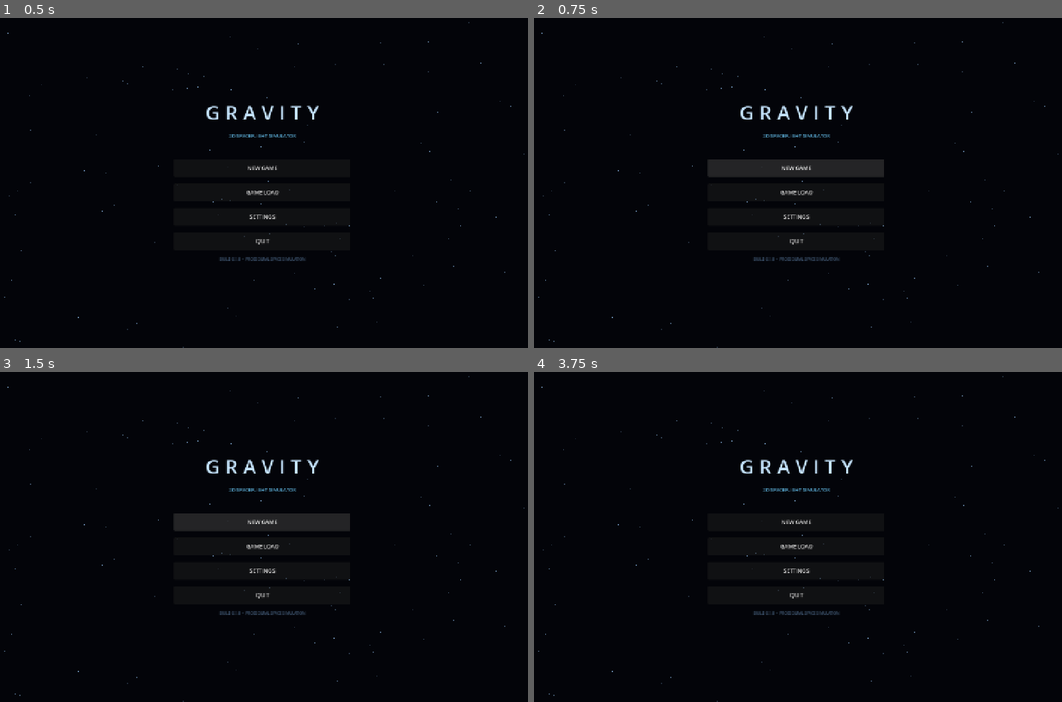
Above: before the commit, frames 1-4 (two rows, left to right).
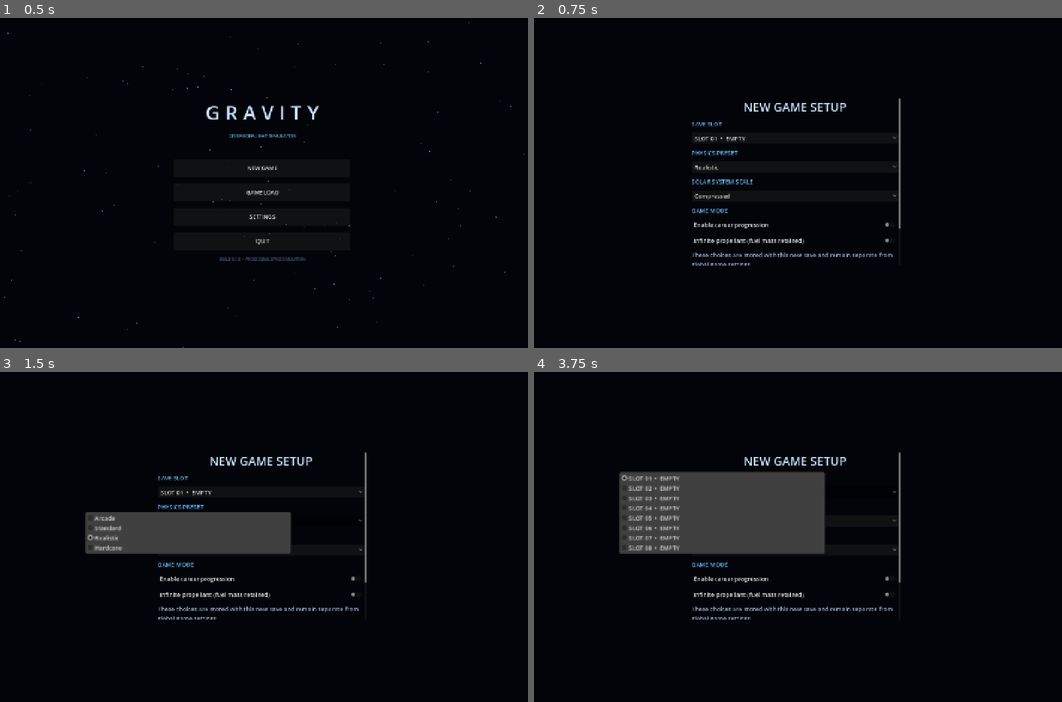
Above: after the commit, the same moments.

Repository: Blagos1195/Gravity-simulator
Game: Godot game, scene res://scenes/main.tscn
Two runs of this game, one before a commit and one after it. Both use one fixed random seed, a clock stepped at 60 frames per second and the inputs below.
Inputs (mouse positions are in pixels of both pictures, inside the frame that each line leads up to):
- Up to frame 1 (0.5 s): no input
- Up to frame 2 (0.75 s): click "NEW GAME" at 0.5 s
- Up to frame 3 (1.5 s): click (264, 520) at 1.25 s, where only the run before the commit has a clickable "NEW GAME"
- Up to frame 4 (3.75 s): click (792, 636) at 2 s, where only the run after the commit has a clickable "CONTINUE TO ROCKET BUILDER"; click (792, 636) at 2.75 s, where only the run after the commit has a clickable "CONTINUE TO ROCKET BUILDER"; click (792, 490) at 3.5 s, where only the run after the commit has a clickable "SLOT 01 • EMPTY"

Frame 1 is identical in both runs. In frame 2, 3.1% of the frame differs, in the area x 0-100%, y 1-100%; in frame 3, 7.5%; in frame 4, 11%.
Error before the commit: Parse Error: Identifier "errors" not declared in the current scope. (res://scripts/rocket_design.gd:327)

Commit message:
Run structural validation in design checks

Diff:
--- a/Gravity/scripts/rocket_design.gd
+++ b/Gravity/scripts/rocket_design.gd
@@ -304,63 +304,6 @@
 	var mass := total_initial_mass(design)
 	for i in range(stages.size()):
 		var stage: Dictionary = stages[i]
-		var components: Array = stage.get("components", [])
-		if not components.is_empty():
-			var uid_indices: Dictionary = {}
-			for component_index in range(components.size()):
-				var component: Dictionary = components[component_index]
-				var uid := str(component.get("part_uid", ""))
-				if uid.is_empty():
-					uid = "legacy_part_%d" % component_index
-					component["part_uid"] = uid
-					components[component_index] = component
-				uid_indices[uid] = component_index
-			var links: Array[Array] = []
-			var previous_stack := -1
-			for component_index in range(components.size()):
-				var component: Dictionary = components[component_index]
-				var parent_uid := str(component.get("structural_parent_uid", ""))
-				var parent_index := -1
-				if not parent_uid.is_empty():
-					parent_index = int(uid_indices.get(parent_uid, -1))
-					if parent_index < 0 or parent_index == component_index:
-						errors.append("Stage %d contains a part connected to a missing or invalid attachment." % (i + 1))
-				elif str(component.get("attachment", "stack")) == "stack":
-					parent_index = previous_stack
-				elif str(component.get("attachment", "stack")) in ["side", "radial"]:
-					parent_index = int(component.get("mount_index", -1))
-				if str(component.get("attachment", "stack")) == "stack":
-					previous_stack = component_index
-				if parent_index >= 0 and parent_index < components.size():
-					links.append([component_index, parent_index])
-			var visited: Dictionary = {}
-			var root_index := -1
-			for component_index in range(components.size()):
-				if str(components[component_index].get("attachment", "stack")) == "stack":
-					root_index = component_index
-					break
-			if root_index < 0:
-				for component_index in range(components.size()):
-					if bool(components[component_index].get("structural_root", false)):
-						root_index = component_index
-						break
-			var has_structural_root := root_index >= 0
-			if not has_structural_root:
-				errors.append("Stage %d has no structural root. Attach the assembly to a stack-mounted part." % (i + 1))
-			var pending: Array[int] = [root_index] if has_structural_root else []
-			while not pending.is_empty():
-				var current := pending.pop_back()
-				if visited.has(current):
-					continue
-				visited[current] = true
-				for link in links:
-					if int(link[0]) == current and not visited.has(int(link[1])):
-						pending.append(int(link[1]))
-					elif int(link[1]) == current and not visited.has(int(link[0])):
-						pending.append(int(link[0]))
-			for component_index in range(components.size()):
-				if not visited.has(component_index):
-					errors.append("Stage %d has a disconnected part: %s. Attach it to another part before launch." % [i + 1, str(components[component_index].get("label", components[component_index].get("id", "Part")))])
 		var fuel := stage_total_fuel_capacity(stage)
 		var flow := stage_total_flow(stage)
 		var thrust := stage_total_thrust(stage, true)
@@ -423,6 +366,64 @@
 		errors.append("Total vehicle mass must be positive.")
 	for i in range(stages.size()):
 		var stage: Dictionary = stages[i]
+		var components: Array = stage.get("components", [])
+		if not components.is_empty():
+			var uid_indices: Dictionary = {}
+			for component_index in range(components.size()):
+				var component: Dictionary = components[component_index]
+				var uid := str(component.get("part_uid", ""))
+				if uid.is_empty():
+					uid = "legacy_part_%d" % component_index
+					component["part_uid"] = uid
+					components[component_index] = component
+				uid_indices[uid] = component_index
+			var links: Array[Array] = []
+			var previous_stack := -1
+			for component_index in range(components.size()):
+				var component: Dictionary = components[component_index]
+				var parent_uid := str(component.get("structural_parent_uid", ""))
+				var parent_index := -1
+				if not parent_uid.is_empty():
+					parent_index = int(uid_indices.get(parent_uid, -1))
+					if parent_index < 0 or parent_index == component_index:
+						errors.append("Stage %d contains a part connected to a missing or invalid attachment." % (i + 1))
+				elif str(component.get("attachment", "stack")) == "stack":
+					parent_index = previous_stack
+				elif str(component.get("attachment", "stack")) in ["side", "radial"]:
+					parent_index = int(component.get("mount_index", -1))
+				if str(component.get("attachment", "stack")) == "stack":
+					previous_stack = component_index
+				if parent_index >= 0 and parent_index < components.size():
+					links.append([component_index, parent_index])
+			var visited: Dictionary = {}
+			var root_index := -1
+			for component_index in range(components.size()):
+				if str(components[component_index].get("attachment", "stack")) == "stack":
+					root_index = component_index
+					break
+			if root_index < 0:
+				for component_index in range(components.size()):
+					if bool(components[component_index].get("structural_root", false)):
+						root_index = component_index
+						break
+			var has_structural_root := root_index >= 0
+			if not has_structural_root:
+				errors.append("Stage %d has no structural root. Attach the assembly to a stack-mounted part." % (i + 1))
+			var pending: Array[int] = [root_index] if has_structural_root else []
+			while not pending.is_empty():
+				var current: int = pending.pop_back()
+				if visited.has(current):
+					continue
+				visited[current] = true
+				for link in links:
+					if int(link[0]) == current and not visited.has(int(link[1])):
+						pending.append(int(link[1]))
+					elif int(link[1]) == current and not visited.has(int(link[0])):
+						pending.append(int(link[0]))
+			for component_index in range(components.size()):
+				if not visited.has(component_index):
+					errors.append("Stage %d has a disconnected part: %s. Attach it to another part before launch." % [i + 1, str(components[component_index].get("label", components[component_index].get("id", "Part")))])
+
 		var dry := stage_total_dry_mass(stage)
 		var fuel := stage_total_fuel_capacity(stage)
 		var sea_thrust := float(stage.get("thrust", 0.0))
